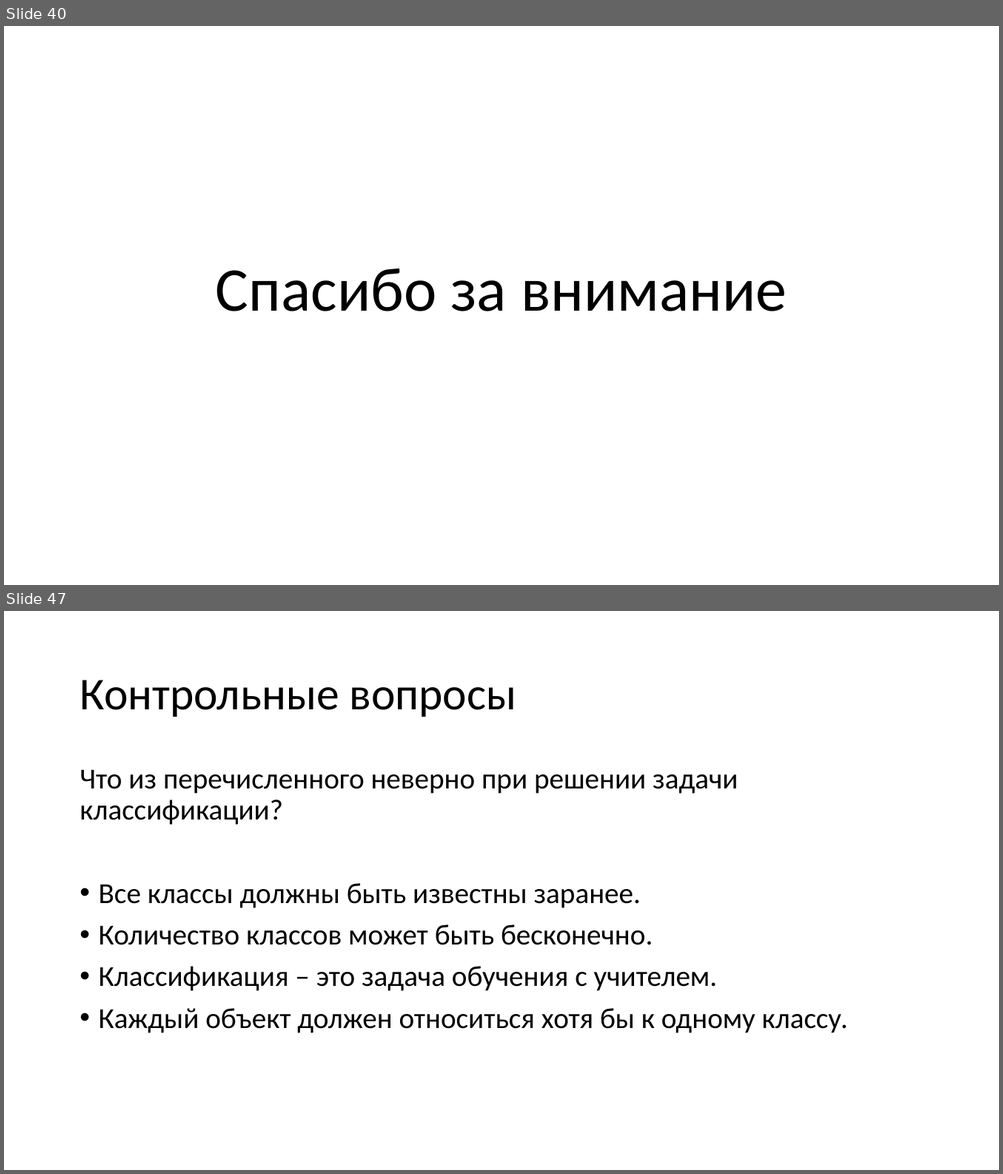
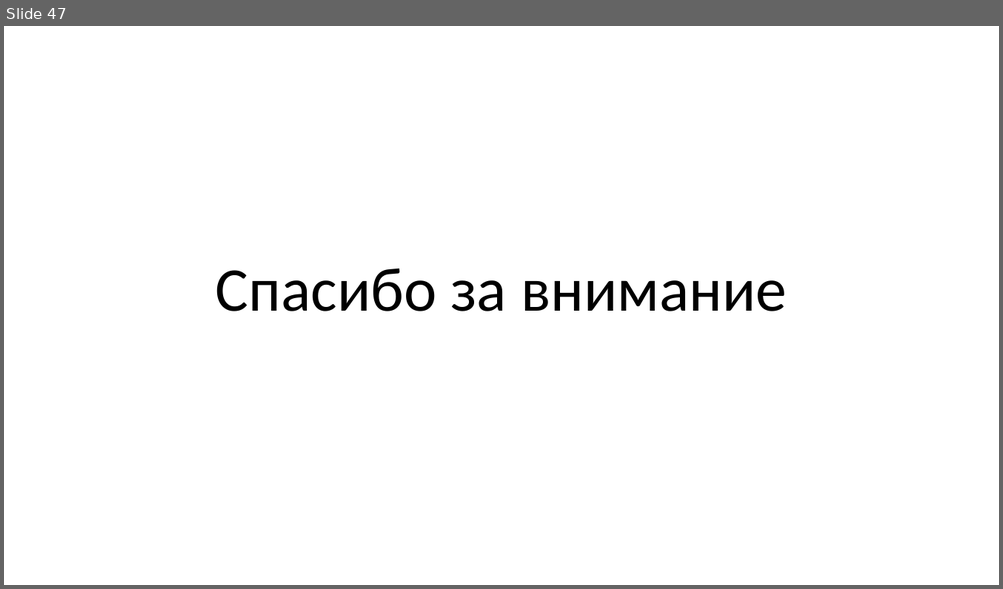
Before and after one commit to mosalov/AI_main_lectures, a slide deck: Лекция 3 07_10_2020.pptx. Shown one above the other, each under a label of ours: slides 40 and 47 before the commit, slide 47 after it; the slides between them are not shown. The pictures are 1003x1174 and 1003x589 pixels, drawn with LibreOffice and Linux fonts; fonts in the diff are those of the drawing. Boxes give left, top, right and bottom in pixels: in the first picture for what was removed or moved away, otherwise in the second. Text is boxed around its words. In the diff, an @@ line names an element or a change of style, - is before the commit and + after.

```diff
--- a/Лекция 3 07_10_2020.pptx
+++ b/Лекция 3 07_10_2020.pptx
@@ slide 47 removed at <box>4,611,999,1170</box>, background #FFFFFF @@
@@ title removed at <box>79,680,517,717</box> @@
-Контрольные вопросы
@@ text removed at <box>79,770,848,1034</box> @@
-Что из перечисленного неверно при решении задачи классификации?
-• Все классы должны быть известны заранее.
-• Количество классов может быть бесконечно.
-• Классификация – это задача обучения с учителем.
-• Каждый объект должен относиться хотя бы к одному классу.
@@ what was slide 40 is now slide 47 @@
```
Also in this commit, not shown: 13 slides changed, 16 slides added, 8 other slides removed, 3 other files.
